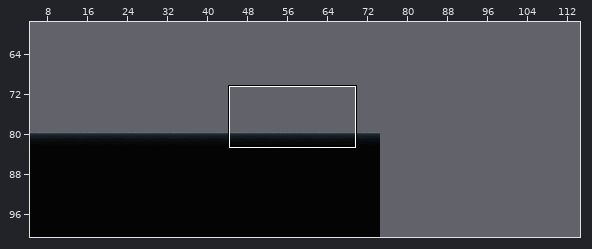
One commit to this Tiled map: Aftamath/assets/maps/BusinessDistrict.tmx. The first picture is a wide view before the edit; the outline marks the close-up.
Close-up. The starting point:
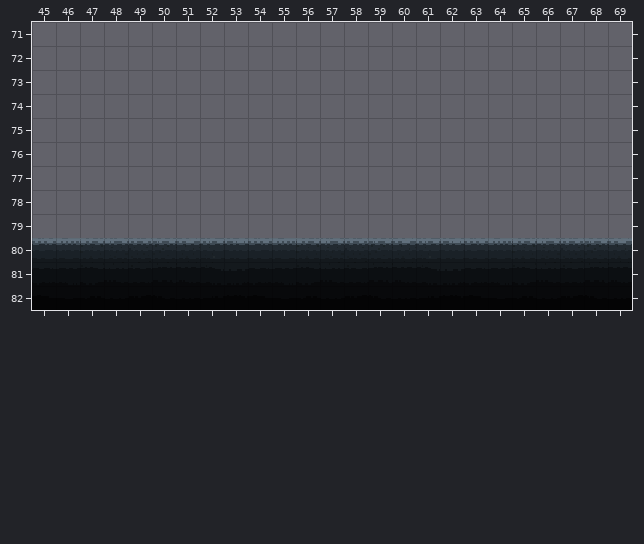
Cells are 16x16 px. Shown: x 45..69, y 71..82. The commit also changed other parts of the map, which this record leaves out. The old version is drawn lined up with the new one.
Once edited:
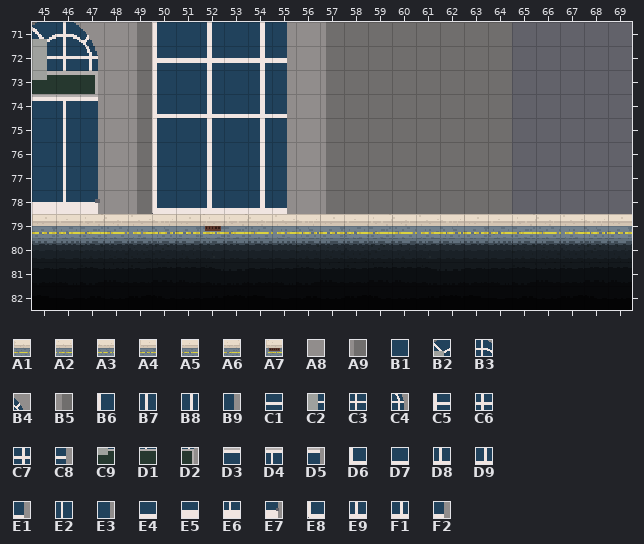
Key: from "Tiledtest": A1 0 "concrete", A2 1 "concrete", A3 2 "concrete", A4 3 "concrete", A5 4 "concrete", A6 5 "concrete", A7 6 "concrete", A8 1080, A9 1413, B1 1443, B2 1473, B3 1474, B4 1475, B5 1477, B6 1478, B7 1480, B8 1482, B9 1483, C1 1515, C2 1545, C3 1546, C4 1547, C5 1550, C6 1552, C7 1554, C8 1555, C9 1617, D1 1618, D2 1619, D3 1689, D4 1690, D5 1691, D6 1694, D7 1695, D8 1696, D9 1698, E1 1699, E2 1762, E3 1763, E4 1947, E5 1955, E6 1978, E7 1979, E8 1982, E9 1984, F1 1986, F2 1987.
__ is an empty cell.
From old to new:
map size 75x100 -> 115x100 cells (old content now starts at 0,1; both pictures use the new coordinates)
Layer "bg1":
y 71: x 45..57 __ __ __ __ __ __ __ __ __ __ __ __ __ -> B2 B3 B4 A8 B5 B6 B1 B7 B1 B8 B9 A8 A9
y 72: x 45..57 __ __ __ __ __ __ __ __ __ __ __ __ __ -> C2 C3 C4 A8 B5 C5 C1 C6 C1 C7 C8 A8 A9
y 73: x 45..57 __ __ __ __ __ __ __ __ __ __ __ __ __ -> C9 D1 D2 A8 B5 B6 B1 B7 B1 B8 B9 A8 A9
y 74: x 45..57 __ __ __ __ __ __ __ __ __ __ __ __ __ -> D3 D4 D5 A8 B5 D6 D7 D8 D7 D9 E1 A8 A9
y 75..77: x 45..57 __ __ __ __ __ __ __ __ __ __ __ __ __ -> B1 E2 E3 A8 B5 B6 B1 B7 B1 B8 B9 A8 A9
y 78: x 45..57 __ __ __ __ __ __ __ __ __ __ __ __ __ -> E5 E6 E7 A8 B5 E8 E4 E9 E4 F1 F2 A8 A9
Layer "ground":
y 79: x 45..69 __ __ __ __ __ __ __ __ __ __ __ __ __ __ __ __ __ __ __ __ __ __ __ __ __ -> A4 A5 A6 A1 A2 A3 A4 A7 A6 A1 A2 A3 A4 A5 A6 A1 A2 A3 A4 A5 A6 A1 A2 A3 A4
Boxes around the changes in both close-ups, in picture pixels (x1, y1, x2, y2):
added: (32, 22, 632, 238)
